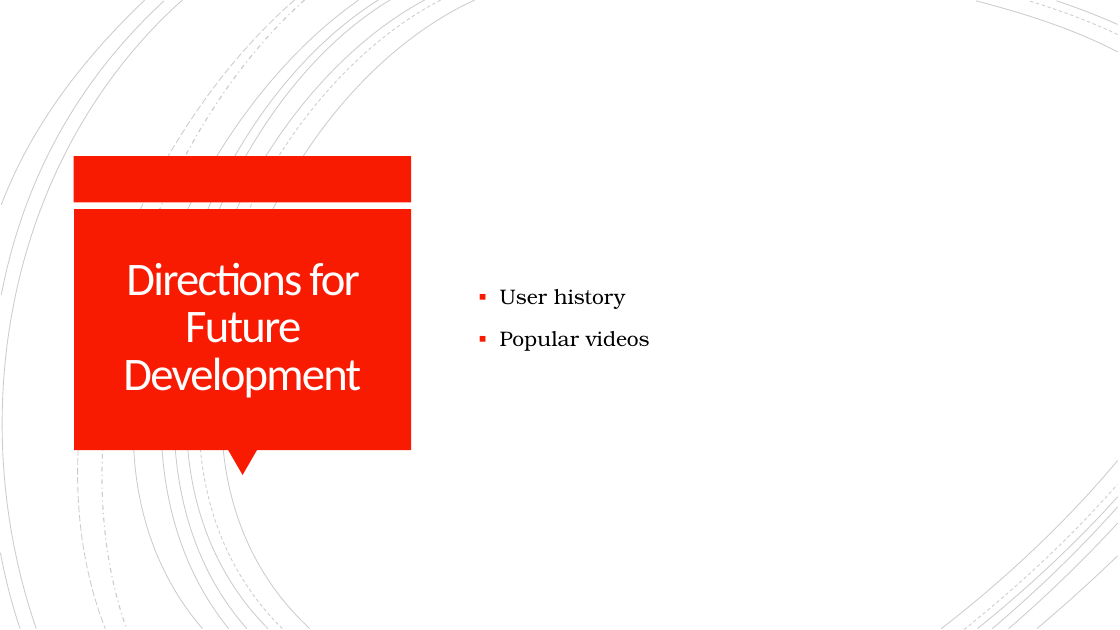
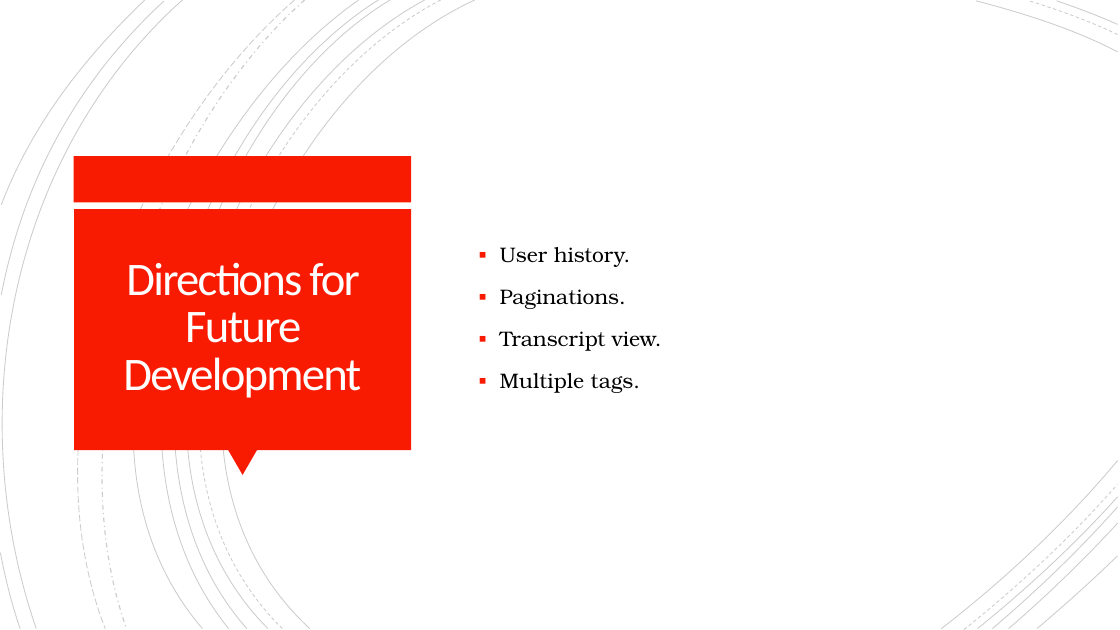
Before and after one commit to TED-2/TED-, a slide deck: slide 9 of Presentation/TED².pptx. Drawn at 1120x630 pixels with LibreOffice and Linux fonts; fonts in the diff are those of the drawing. Boxes give left, top, right and bottom in pixels: in the first picture for what was removed or moved away, otherwise in the second. Text is boxed around its words. In the diff, an @@ line names an element or a change of style, - is before the commit and + after.

```diff
--- a/Presentation/TED².pptx
+++ b/Presentation/TED².pptx
@@ text at [500,247,662,393]: text changed @@
-▪ User history
-▪ Popular videos
+▪ User history.
+▪ Paginations.
+▪ Transcript view.
+▪ Multiple tags.
```
Also in this commit, not shown: 4 other slides changed, 2 slides removed, 2 other files.
